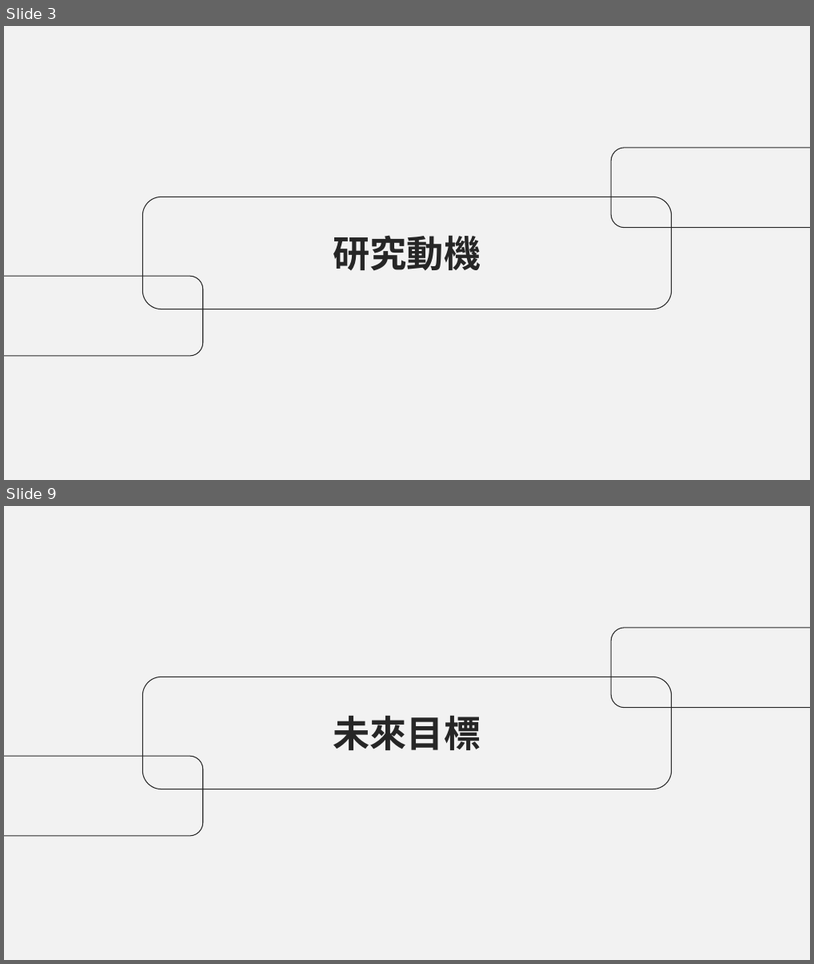
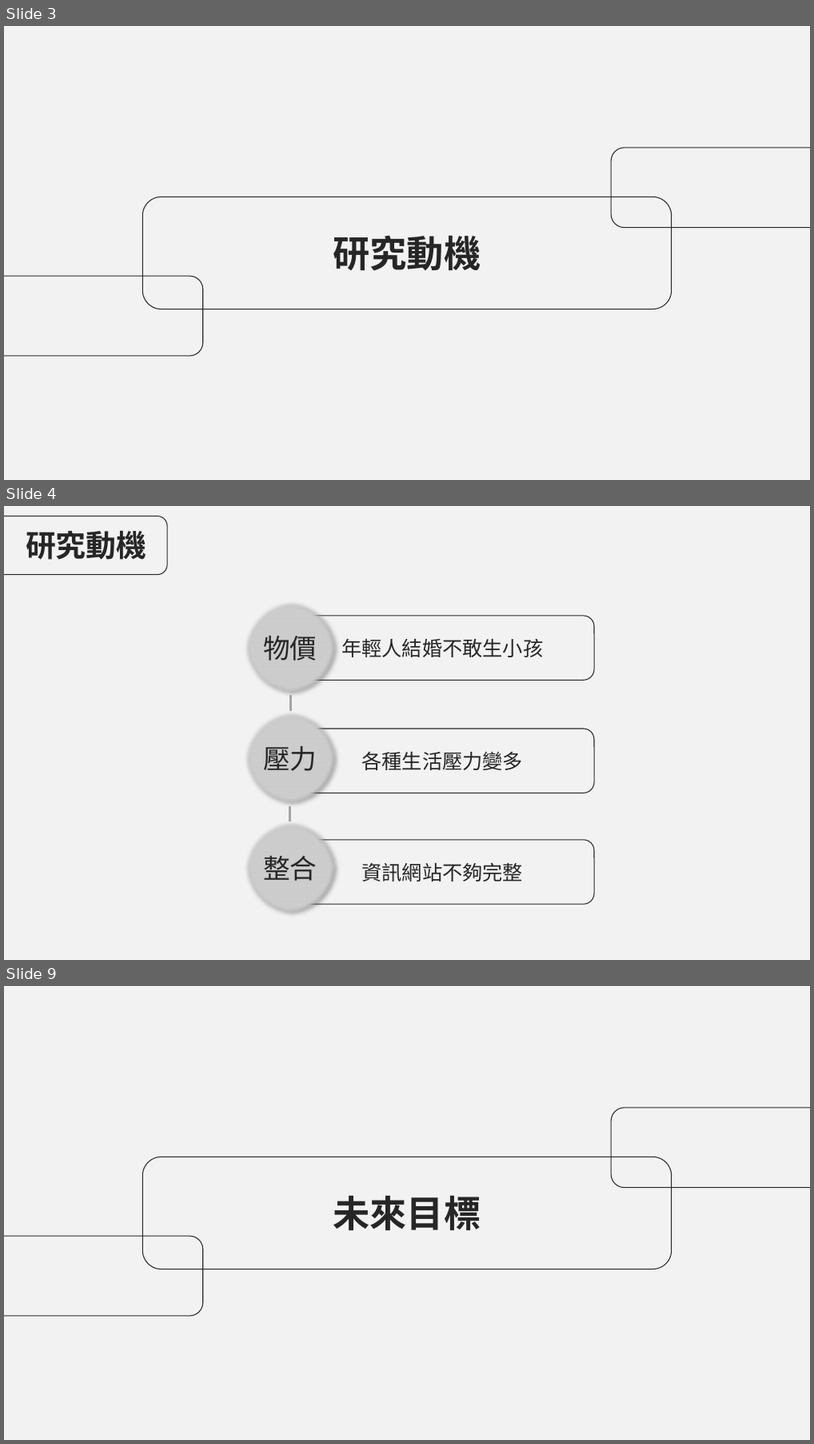
Before and after one commit to AvisTsai/project_pets, a slide deck: 專題文件/四技第110403組-Dearfurkid_簡報.pptx. Shown one above the other, each under a label of ours: slides 3 and 9 before the commit, slides 3, 4 and 9 after it; the slides between them are not shown. The pictures are 814x964 and 814x1444 pixels, drawn with LibreOffice and Linux fonts; fonts in the diff are those of the drawing. Boxes give left, top, right and bottom in pixels: in the first picture for what was removed or moved away, otherwise in the second. Text is boxed around its words. In the diff, an @@ line names an element or a change of style, - is before the commit and + after.

```diff
--- a/專題文件/四技第110403組-Dearfurkid_簡報.pptx
+++ b/專題文件/四技第110403組-Dearfurkid_簡報.pptx
@@ slide 4 added at <box>4,506,810,960</box>, background #F2F2F2 @@
@@ rounded rectangle added at <box>4,516,167,575</box>, outline #262626 1 pt @@
@@ text added at <box>26,531,146,560</box>, 36 pt, text #262626, bold @@
+研究動機
@@ ellipse added at <box>243,600,338,696</box>, fill #CDCDCD, 32 pt, text #262626 @@
+物價
@@ rounded rectangle added at <box>290,616,594,680</box>, outline #262626 1 pt, 24 pt, text #262626 @@
+年輕人結婚不敢生小孩
@@ line added from (290, 711) to (290, 696), #A5A5A5 3 pt @@
@@ ellipse added at <box>243,711,338,805</box>, fill #CDCDCD, 32 pt, text #262626 @@
+壓力
@@ rounded rectangle added at <box>290,728,594,792</box>, outline #262626 1 pt, 24 pt, text #262626 @@
+各種生活壓力變多
@@ line added from (290, 821) to (290, 806), #A5A5A5 3 pt @@
@@ ellipse added at <box>243,820,338,916</box>, fill #CDCDCD, 32 pt, text #262626 @@
+整合
@@ rounded rectangle added at <box>290,840,594,904</box>, outline #262626 1 pt, 24 pt, text #262626 @@
+資訊網站不夠完整
```
Also in this commit, not shown: 5 slides changed, 4 other slides added, 6 slides removed, 24 other files.
